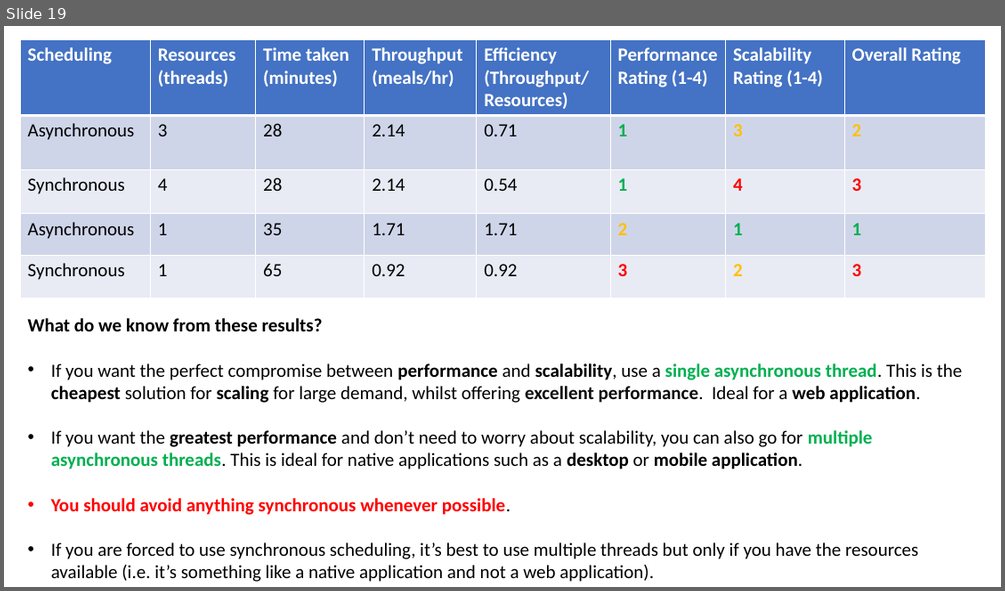
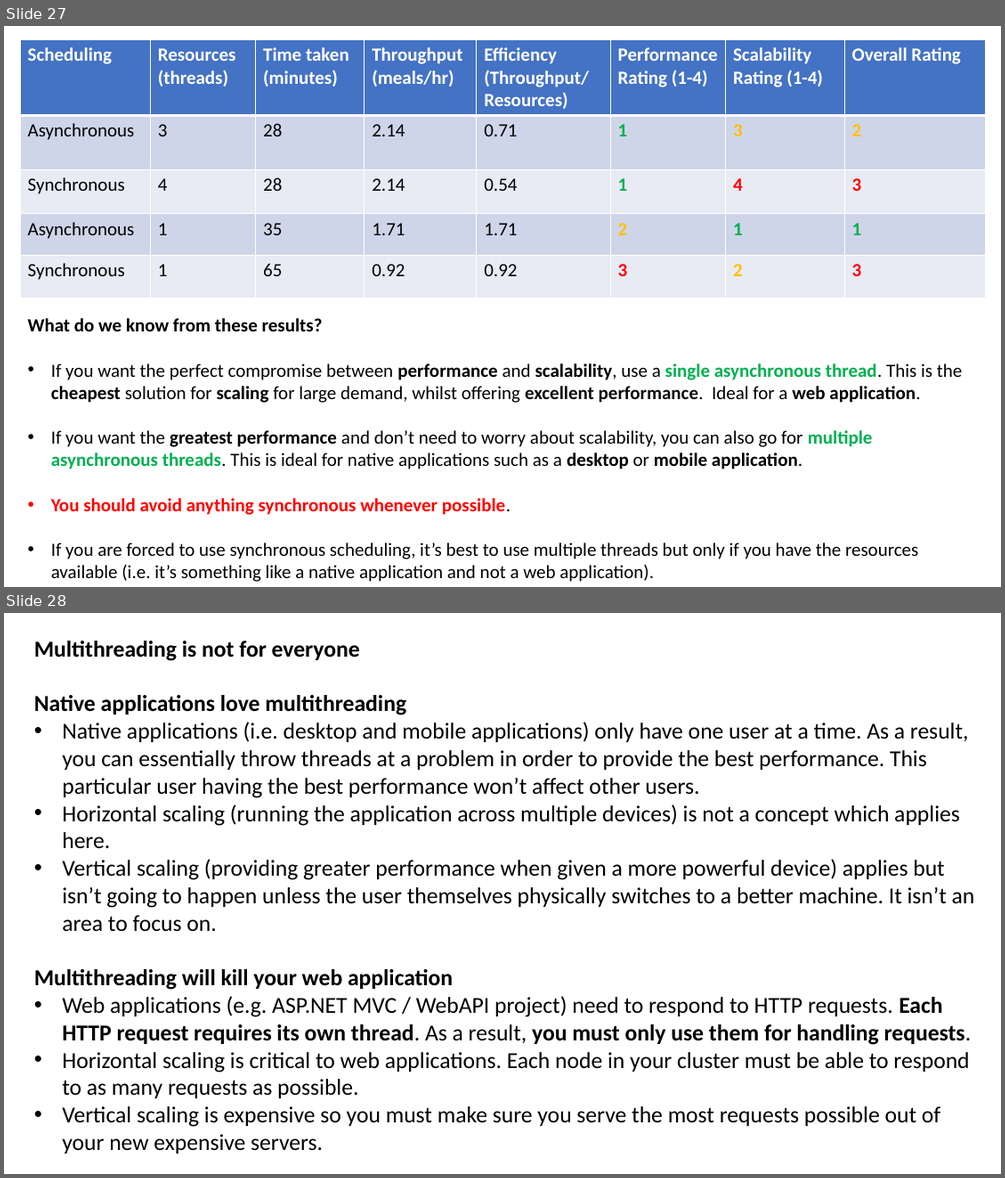
Before and after one commit to JoshKain/AsyncAwaitQuiz, a slide deck: Async and await presentation.pptx. Shown one above the other, each under a label of ours: slide 19 before the commit, slides 27 and 28 after it. The pictures are 1005x591 and 1005x1178 pixels, drawn with LibreOffice and Linux fonts; fonts in the diff are those of the drawing. Boxes give left, top, right and bottom in pixels: in the first picture for what was removed or moved away, otherwise in the second. Text is boxed around its words. In the diff, an @@ line names an element or a change of style, - is before the commit and + after.

Commit message:
Refactor and added more slides to PowerPoint

```diff
--- a/Async and await presentation.pptx
+++ b/Async and await presentation.pptx
@@ slide 28 added at bbox=[4, 613, 1001, 1174], background #FFFFFF @@
@@ text added at bbox=[34, 641, 975, 1153], 22 pt, text #000000 @@
+Multithreading is not for everyone
+Native applications love multithreading
+• Native applications (i.e. desktop and mobile applications) only have one user at a time. As a result, you can essentially throw threads at a problem in order to provide the best performance. This particular user having the best performance won’t affect other users.
+• Horizontal scaling (running the application across multiple devices) is not a concept which applies here.
+• Vertical scaling (providing greater performance when given a more powerful device) applies but isn’t going to happen unless the user themselves physically switches to a better machine. It isn’t an area to focus on.
+Multithreading will kill your web application
+• Web applications (e.g. ASP.NET MVC / WebAPI project) need to respond to HTTP requests. Each HTTP request requires its own thread. As a result, you must only use them for handling requests.
+• Horizontal scaling is critical to web applications. Each node in your cluster must be able to respond to as many requests as possible.
+• Vertical scaling is expensive so you must make sure you serve the most requests possible out of your new expensive servers.
@@ what was slide 19 is now slide 27 @@
```
Also in this commit, not shown: 1 slide changed, 8 other slides added, 2 other files.
